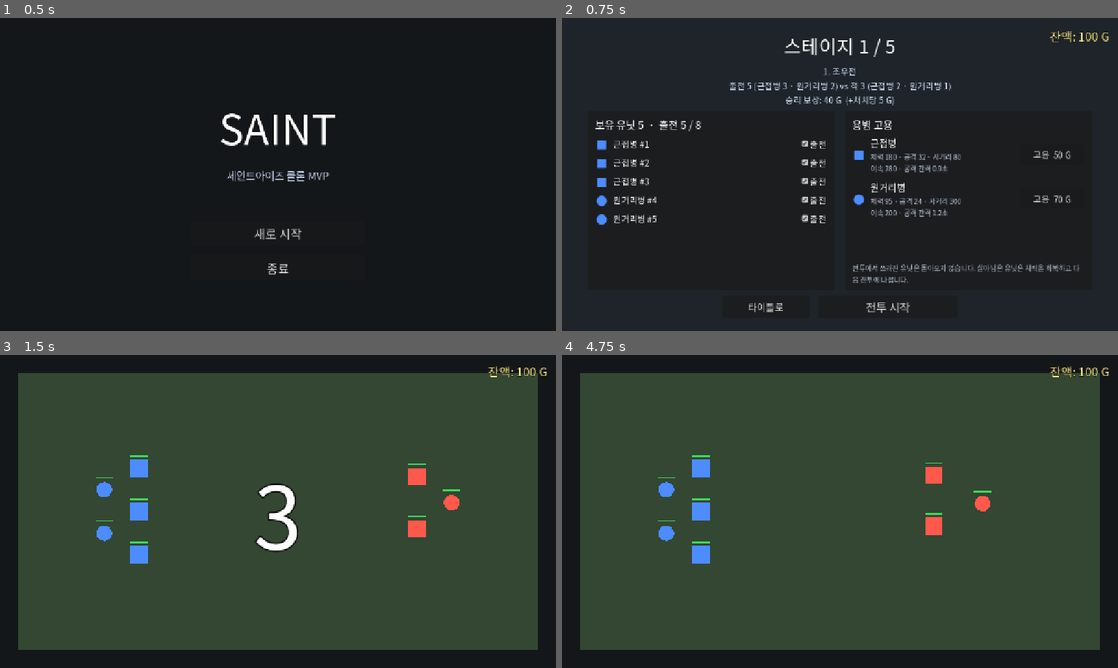
Above: before the commit, frames 1-4 (two rows, left to right).
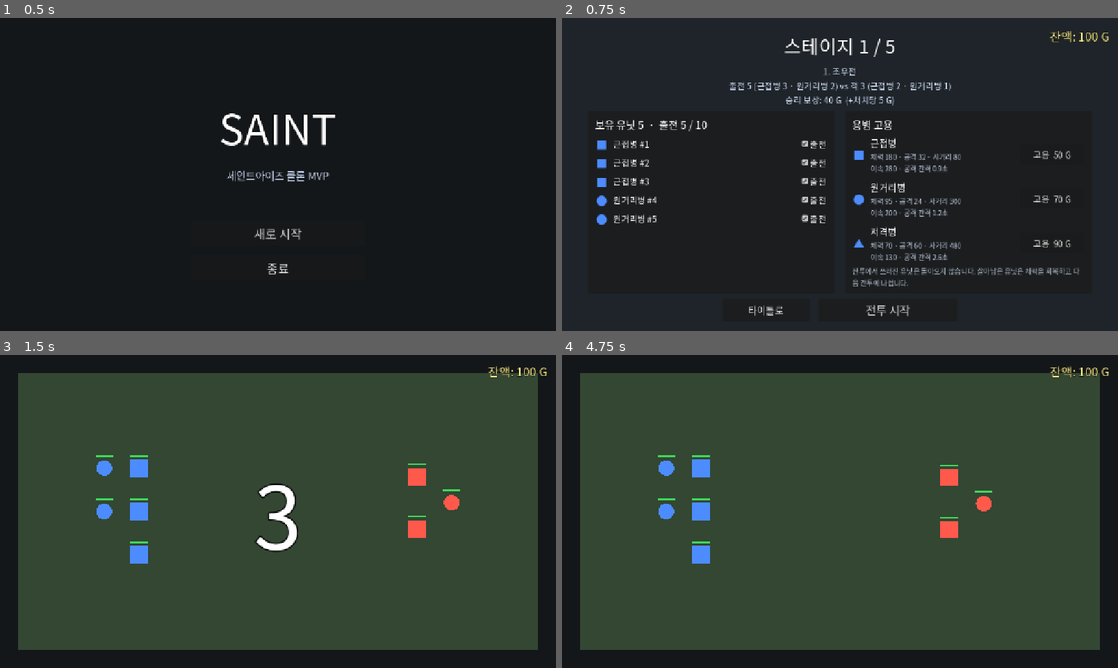
Above: after the commit, the same moments.

Repository: nugurejeil/projectSaint
Game: Godot game, scene res://scenes/Title.tscn
Same seed, same stepped clock (60 frames per second), same inputs: the game is played once before the commit and once after it.
Inputs (mouse positions are in pixels of both pictures, inside the frame that each line leads up to):
- Up to frame 1 (0.5 s): no input
- Up to frame 2 (0.75 s): click "새로 시작" at 0.5 s
- Up to frame 3 (1.5 s): click "전투 시작" at 1.25 s
- Up to frame 4 (4.75 s): tap Enter at 2, 4.25 s; move the mouse to (962, 495) at 2.02 s; tap 1 at 2.1 s; click (962, 495) at 2.17 s; tap Space at 2.75 s; drag from (728, 527) to (979, 477) at 2.77 s; move the mouse to (895, 442) at 3.52 s; tap 3 at 3.6 s; drag from (812, 574) to (979, 530) at 4.27 s

Frame 1 is identical in both runs. In frame 2, 1.6% of the frame differs, in the area x 24-93%, y 32-96%; in frame 3, 0.5%; in frame 4, 1.2%.

Commit message:
P10: 10-unit deployment, sniper unit type, enemy squad AI
- Deploy cap raised to 10 (5 front + 5 back slots per stage)
- Add sniper type; unit shapes/icons now defined in UnitTypes
- EnemySquad: squads advance in formation or hold, engage as a whole
- Stage data: enemy squad behaviors and per-enemy weakest targeting
- Stages 3-5 enemy rosters grown to 6/8/10

Co-Authored-By: Claude Fable 5.2 <noreply@anthropic.com>

Diff:
--- a/scenes/Main.tscn
+++ b/scenes/Main.tscn
@@ -18,6 +18,8 @@
 [node name="Units" type="Node2D" parent="."]
 
 [node name="Projectiles" type="Node2D" parent="."]
+
+[node name="EnemySquads" type="Node" parent="."]
 
 [node name="Selection" type="Node2D" parent="."]
 script = ExtResource("4_selection")
--- /dev/null
+++ b/scripts/EnemySquad.gd
@@ -0,0 +1,107 @@
+class_name EnemySquad
+extends Node
+# 적 부대 하나. 교전 전까지는 대형을 유지한 채 함께 움직이고(공격형) 또는 제자리를 지키다가(방어형),
+# 부대원 한 명이라도 적을 포착하거나 피격되면 부대 전체가 교전에 들어가 각자의 유닛 AI로 싸운다.
+# 부대 구성과 행동 패턴은 스테이지 데이터(Stages)의 enemies[].squad / enemy_squads에서 온다.
+
+const BEHAVIOR_ATTACK := "attack"  # 가장 가까운 아군을 향해 대형째 접근
+const BEHAVIOR_DEFEND := "defend"  # 포착·피격 전까지 제자리 대기
+const BEHAVIORS := [BEHAVIOR_ATTACK, BEHAVIOR_DEFEND]
+# 사거리가 짧은 유닛도 이 거리 안에 아군이 들어오면 포착한 것으로 본다.
+const AGGRO_RADIUS: float = 260.0
+
+var behavior: String = BEHAVIOR_ATTACK
+
+var _members: Array[Unit] = []
+var _offsets: Dictionary = {}  # Unit -> 대형 중심으로부터의 위치
+var _engaged: bool = false
+
+
+func add_member(unit: Unit) -> void:
+	_members.append(unit)
+	unit.ai_enabled = false
+	unit.died.connect(_on_member_died)
+	unit.damaged.connect(_on_member_damaged)
+
+
+func is_engaged() -> bool:
+	return _engaged
+
+
+func _physics_process(_delta: float) -> void:
+	if _engaged or _members.is_empty() or not _members[0].active:
+		return
+	var foes := _foes()
+	if foes.is_empty():
+		return
+	var spotter := _find_spotter(foes)
+	if spotter != null:
+		_engage("%s spotted a foe" % spotter.name)
+	elif behavior == BEHAVIOR_ATTACK:
+		_advance(foes)
+
+
+func _foes() -> Array[Unit]:
+	var out: Array[Unit] = []
+	for node in get_tree().get_nodes_in_group(Unit.GROUP):
+		var unit := node as Unit
+		if unit.team != Unit.TEAM_ENEMY and unit.is_alive():
+			out.append(unit)
+	return out
+
+
+func _find_spotter(foes: Array[Unit]) -> Unit:
+	for member in _members:
+		var radius := maxf(member.attack_range, AGGRO_RADIUS)
+		for foe in foes:
+			if member.global_position.distance_squared_to(foe.global_position) <= radius * radius:
+				return member
+	return null
+
+
+func _center() -> Vector2:
+	var sum := Vector2.ZERO
+	for member in _members:
+		sum += member.global_position
+	return sum / float(_members.size())
+
+
+# 가장 느린 부대원 속도에 맞춰, 처음 대형 그대로 가장 가까운 아군 쪽으로 이동한다.
+func _advance(foes: Array[Unit]) -> void:
+	var center := _center()
+	if _offsets.is_empty():
+		var slowest := INF
+		for member in _members:
+			_offsets[member] = member.global_position - center
+			slowest = minf(slowest, member.move_speed)
+		for member in _members:
+			member.speed_limit = slowest
+		print("[EnemySquad] %s advancing: %d units at speed %.0f" % [name, _members.size(), slowest])
+	var goal := foes[0].global_position
+	for foe in foes:
+		if center.distance_squared_to(foe.global_position) < center.distance_squared_to(goal):
+			goal = foe.global_position
+	for member in _members:
+		member.move_to(goal + _offsets[member])
+
+
+func _engage(reason: String) -> void:
+	_engaged = true
+	set_physics_process(false)
+	for member in _members:
+		member.speed_limit = INF
+		member.stop_actions()
+		member.ai_enabled = true
+	print("[EnemySquad] %s (%s) engaged: %s — %d units" % [name, behavior, reason, _members.size()])
+
+
+func _on_member_damaged(unit: Unit) -> void:
+	if not _engaged:
+		_engage("%s was hit" % unit.name)
+
+
+func _on_member_died(unit: Unit) -> void:
+	_members.erase(unit)
+	_offsets.erase(unit)
+	if not _engaged and not _members.is_empty():
+		_engage("%s was killed" % unit.name)
--- a/scripts/Main.gd
+++ b/scripts/Main.gd
@@ -17,6 +17,7 @@
 
 @onready var _units: Node2D = $Units
 @onready var _projectiles: Node2D = $Projectiles
+@onready var _enemy_squads: Node = $EnemySquads
 @onready var _battlefield: Polygon2D = $Battlefield
 @onready var _selection: SelectionController = $Selection
 @onready var _result_panel: ResultPanel = $UI/ResultPanel
@@ -69,8 +70,24 @@
 		counters[type] = counters.get(type, 0) + 1
 		var enemy := _make_unit(Unit.TEAM_ENEMY, type, spec["pos"])
 		enemy.name = "E_%s_%d" % [UnitTypes.get_def(type)["code"], counters[type]]
+		enemy.targeting = spec.get("targeting", Unit.TARGET_NEAREST)
 		_units.add_child(enemy)
 		_initial_enemy_count += 1
+		var squad_id: int = spec.get("squad", 0)
+		if squad_id > 0:
+			_enemy_squad(squad_id).add_member(enemy)
+
+
+# 스테이지 데이터의 squad 번호에 해당하는 적 부대를 찾거나 만든다. 번호가 없는 적은 개별 행동한다.
+func _enemy_squad(squad_id: int) -> EnemySquad:
+	var node_name := "Squad%d" % squad_id
+	var squad := _enemy_squads.get_node_or_null(node_name) as EnemySquad
+	if squad == null:
+		squad = EnemySquad.new()
+		squad.name = node_name
+		squad.behavior = Stages.enemy_squad_behavior(_stage, squad_id)
+		_enemy_squads.add_child(squad)
+	return squad
 
 
 func _spawn_players() -> void:
--- a/scripts/Prep.gd
+++ b/scripts/Prep.gd
@@ -101,7 +101,7 @@
 
 func _make_icon(type: String) -> Label:
 	var icon := Label.new()
-	icon.text = "●" if UnitTypes.get_def(type)["shape"] == UnitTypes.SHAPE_CIRCLE else "■"
+	icon.text = UnitTypes.icon(type)
 	icon.add_theme_color_override("font_color", UNIT_COLOR)
 	icon.add_theme_font_size_override("font_size", 26)
 	icon.custom_minimum_size = Vector2(30, 0)
--- a/scripts/Stages.gd
+++ b/scripts/Stages.gd
@@ -3,76 +3,92 @@
 
 # 스테이지 데이터. 아군은 GameState.roster의 출전 유닛이 player_<줄> 슬롯에 배치되고
 # (줄 이름은 UnitTypes.ROWS), 슬롯 총 개수가 그 스테이지의 출전 상한이다.
-# 적은 enemies에 타입과 위치로 직접 적는다.
+# 적은 enemies에 타입과 위치로 직접 적는다. 적 항목의 선택 키:
+#   squad      같은 번호끼리 한 부대로 묶여 함께 움직인다 (EnemySquad). 없거나 0이면 개별 행동.
+#   targeting  "weakest"면 사거리 안에서 체력이 가장 낮은 아군을 노린다 (기본은 가장 가까운 적).
+# enemy_squads는 부대 번호별 행동 패턴: "attack"(대형째 접근) / "defend"(포착·피격 전까지 대기).
+const DEFAULT_SQUAD_BEHAVIOR := "attack"
+
 const STAGES := [
 	{
 		"name": "1. 조우전",
 		"battlefield": Rect2(40, 40, 1200, 640),
 		"reward": 40,
-		"player_front": [Vector2(320, 260), Vector2(320, 360), Vector2(320, 460), Vector2(320, 160)],
-		"player_back": [Vector2(240, 310), Vector2(240, 410), Vector2(240, 210), Vector2(240, 510)],
+		"player_front": [Vector2(320, 360), Vector2(320, 260), Vector2(320, 460), Vector2(320, 160), Vector2(320, 560)],
+		"player_back": [Vector2(240, 360), Vector2(240, 260), Vector2(240, 460), Vector2(240, 160), Vector2(240, 560)],
+		"enemy_squads": {1: "attack"},
 		"enemies": [
-			{"type": "melee", "pos": Vector2(960, 280)},
-			{"type": "melee", "pos": Vector2(960, 400)},
-			{"type": "ranged", "pos": Vector2(1040, 340)},
+			{"type": "melee", "pos": Vector2(960, 280), "squad": 1},
+			{"type": "melee", "pos": Vector2(960, 400), "squad": 1},
+			{"type": "ranged", "pos": Vector2(1040, 340), "squad": 1},
 		],
 	},
 	{
 		"name": "2. 넓은 평원",
 		"battlefield": Rect2(20, 20, 1240, 680),
 		"reward": 60,
-		"player_front": [Vector2(280, 200), Vector2(280, 320), Vector2(280, 440), Vector2(280, 560)],
-		"player_back": [Vector2(200, 260), Vector2(200, 380), Vector2(200, 500), Vector2(200, 140)],
+		"player_front": [Vector2(280, 360), Vector2(280, 240), Vector2(280, 480), Vector2(280, 120), Vector2(280, 600)],
+		"player_back": [Vector2(200, 360), Vector2(200, 240), Vector2(200, 480), Vector2(200, 120), Vector2(200, 600)],
+		"enemy_squads": {1: "attack"},
 		"enemies": [
-			{"type": "melee", "pos": Vector2(1000, 220)},
-			{"type": "melee", "pos": Vector2(1000, 340)},
-			{"type": "melee", "pos": Vector2(1000, 460)},
-			{"type": "ranged", "pos": Vector2(1080, 340)},
+			{"type": "melee", "pos": Vector2(1000, 220), "squad": 1},
+			{"type": "melee", "pos": Vector2(1000, 340), "squad": 1},
+			{"type": "melee", "pos": Vector2(1000, 460), "squad": 1},
+			{"type": "ranged", "pos": Vector2(1080, 340), "squad": 1},
 		],
 	},
 	{
 		"name": "3. 좁은 회랑",
 		"battlefield": Rect2(40, 180, 1200, 360),
 		"reward": 90,
-		"player_front": [Vector2(280, 280), Vector2(280, 360), Vector2(280, 440), Vector2(340, 360)],
-		"player_back": [Vector2(200, 320), Vector2(200, 400), Vector2(200, 240), Vector2(200, 480)],
+		"player_front": [Vector2(280, 360), Vector2(280, 300), Vector2(280, 420), Vector2(280, 240), Vector2(280, 480)],
+		"player_back": [Vector2(200, 360), Vector2(200, 300), Vector2(200, 420), Vector2(200, 240), Vector2(200, 480)],
+		"enemy_squads": {1: "attack", 2: "defend"},
 		"enemies": [
-			{"type": "melee", "pos": Vector2(1000, 260)},
-			{"type": "melee", "pos": Vector2(1000, 360)},
-			{"type": "melee", "pos": Vector2(1000, 460)},
-			{"type": "ranged", "pos": Vector2(1080, 300)},
-			{"type": "ranged", "pos": Vector2(1080, 420)},
+			{"type": "melee", "pos": Vector2(960, 260), "squad": 1},
+			{"type": "melee", "pos": Vector2(960, 360), "squad": 1},
+			{"type": "melee", "pos": Vector2(960, 460), "squad": 1},
+			{"type": "ranged", "pos": Vector2(1100, 300), "squad": 2},
+			{"type": "ranged", "pos": Vector2(1100, 420), "squad": 2},
+			{"type": "sniper", "pos": Vector2(1180, 360), "squad": 2, "targeting": "weakest"},
 		],
 	},
 	{
 		"name": "4. 포위",
 		"battlefield": Rect2(40, 40, 1200, 640),
 		"reward": 120,
-		"player_front": [Vector2(600, 340), Vector2(660, 340), Vector2(720, 340), Vector2(660, 280)],
-		"player_back": [Vector2(630, 400), Vector2(690, 400), Vector2(570, 400), Vector2(750, 400)],
+		"player_front": [Vector2(660, 340), Vector2(600, 340), Vector2(720, 340), Vector2(540, 340), Vector2(780, 340)],
+		"player_back": [Vector2(660, 400), Vector2(600, 400), Vector2(720, 400), Vector2(540, 400), Vector2(780, 400)],
+		"enemy_squads": {1: "attack", 2: "attack", 3: "defend", 4: "defend"},
 		"enemies": [
-			{"type": "melee", "pos": Vector2(200, 140)},
-			{"type": "melee", "pos": Vector2(1120, 140)},
-			{"type": "melee", "pos": Vector2(200, 560)},
-			{"type": "melee", "pos": Vector2(1120, 560)},
-			{"type": "ranged", "pos": Vector2(660, 100)},
-			{"type": "ranged", "pos": Vector2(660, 620)},
+			{"type": "melee", "pos": Vector2(140, 310), "squad": 1},
+			{"type": "melee", "pos": Vector2(140, 410), "squad": 1},
+			{"type": "melee", "pos": Vector2(1140, 310), "squad": 2},
+			{"type": "melee", "pos": Vector2(1140, 410), "squad": 2},
+			{"type": "ranged", "pos": Vector2(620, 90), "squad": 3},
+			{"type": "sniper", "pos": Vector2(700, 90), "squad": 3, "targeting": "weakest"},
+			{"type": "ranged", "pos": Vector2(700, 630), "squad": 4},
+			{"type": "sniper", "pos": Vector2(620, 630), "squad": 4, "targeting": "weakest"},
 		],
 	},
 	{
 		"name": "5. 최후의 전선",
 		"battlefield": Rect2(20, 20, 1240, 680),
 		"reward": 160,
-		"player_front": [Vector2(260, 260), Vector2(260, 360), Vector2(260, 460), Vector2(260, 160)],
-		"player_back": [Vector2(180, 310), Vector2(180, 410), Vector2(180, 210), Vector2(180, 510)],
+		"player_front": [Vector2(260, 360), Vector2(260, 260), Vector2(260, 460), Vector2(260, 160), Vector2(260, 560)],
+		"player_back": [Vector2(180, 360), Vector2(180, 260), Vector2(180, 460), Vector2(180, 160), Vector2(180, 560)],
+		"enemy_squads": {1: "attack", 2: "defend"},
 		"enemies": [
-			{"type": "melee", "pos": Vector2(1000, 180)},
-			{"type": "melee", "pos": Vector2(1000, 300)},
-			{"type": "melee", "pos": Vector2(1000, 420)},
-			{"type": "melee", "pos": Vector2(1000, 540)},
-			{"type": "ranged", "pos": Vector2(1100, 220)},
-			{"type": "ranged", "pos": Vector2(1100, 360)},
-			{"type": "ranged", "pos": Vector2(1100, 500)},
+			{"type": "melee", "pos": Vector2(940, 210), "squad": 1},
+			{"type": "melee", "pos": Vector2(940, 310), "squad": 1},
+			{"type": "melee", "pos": Vector2(940, 410), "squad": 1},
+			{"type": "melee", "pos": Vector2(940, 510), "squad": 1},
+			{"type": "ranged", "pos": Vector2(1020, 290), "squad": 1},
+			{"type": "ranged", "pos": Vector2(1020, 430), "squad": 1},
+			{"type": "melee", "pos": Vector2(1100, 360), "squad": 2},
+			{"type": "ranged", "pos": Vector2(1160, 360), "squad": 2},
+			{"type": "sniper", "pos": Vector2(1200, 260), "squad": 2, "targeting": "weakest"},
+			{"type": "sniper", "pos": Vector2(1200, 460), "squad": 2, "targeting": "weakest"},
 		],
 	},
 ]
@@ -95,6 +111,14 @@
 	for spec in stage["enemies"]:
 		out.append(spec["type"])
 	return out
+
+
+static func enemy_squad_behavior(stage: Dictionary, squad_id: int) -> String:
+	var behavior: String = stage.get("enemy_squads", {}).get(squad_id, DEFAULT_SQUAD_BEHAVIOR)
+	if not EnemySquad.BEHAVIORS.has(behavior):
+		push_warning("[Stages] unknown squad behavior '%s', using %s" % [behavior, DEFAULT_SQUAD_BEHAVIOR])
+		return DEFAULT_SQUAD_BEHAVIOR
+	return behavior
 
 
 static func _row_slots(stage: Dictionary, row: String) -> Array:
--- a/scripts/Unit.gd
+++ b/scripts/Unit.gd
@@ -3,18 +3,20 @@
 # 전투 유닛 하나. 수치와 행동 특성은 UnitTypes에서 type_id로 읽어 온다.
 
 signal died(unit: Unit)
+signal damaged(unit: Unit)
 
 const GROUP := "units"
 const TEAM_PLAYER := 0
 const TEAM_ENEMY := 1
 const HALF_SIZE: float = 20.0
+# 공격 대상 고르는 방식
+const TARGET_NEAREST := "nearest"
+const TARGET_WEAKEST := "weakest"  # 사거리 안에서 체력이 가장 낮은 적
 
 const FLASH_DURATION: float = 0.15
 const FLASH_COLOR := Color(3.0, 3.0, 3.0, 1.0)
 const SEPARATION_RADIUS: float = 42.0
 const SEPARATION_SPEED: float = 80.0
-const CIRCLE_SIDES := 20
-const CIRCLE_RADIUS := 18.0
 const RANGED_KITE_MIN_DIST: float = 140.0
 const RANGED_KITE_BUFFER: float = 40.0
 const PLAYER_AUTO_ENGAGE_RADIUS: float = 220.0
@@ -34,6 +36,9 @@
 var roster_id: int = -1
 var battlefield_rect: Rect2 = Rect2(40, 40, 1200, 640)
 var projectile_parent: Node = null
+var targeting: String = TARGET_NEAREST
+# 부대가 함께 움직일 때 가장 느린 유닛에 맞추기 위한 이동 속도 상한 (EnemySquad가 설정)
+var speed_limit: float = INF
 var pushable: bool = true
 var ai_enabled: bool = true
 var active: bool = true
@@ -80,16 +85,7 @@
 	attack_cooldown = s["cooldown"]
 	_uses_projectile = def["projectile"]
 	_enemy_kites = def["enemy_kites"]
-	if def["shape"] == UnitTypes.SHAPE_CIRCLE:
-		_body.polygon = _make_circle_polygon(CIRCLE_RADIUS, CIRCLE_SIDES)
-
-
-func _make_circle_polygon(radius: float, sides: int) -> PackedVector2Array:
-	var pts := PackedVector2Array()
-	for i in range(sides):
-		var a := TAU * float(i) / float(sides)
-		pts.append(Vector2(cos(a), sin(a)) * radius)
-	return pts
+	_body.polygon = UnitTypes.body_polygon(type_id)
 
 
 func is_alive() -> bool:
@@ -181,6 +177,8 @@
 func _pick_combat_target() -> Unit:
 	if team == TEAM_PLAYER and _has_target and not _attack_moving and not _auto_engaging:
 		return null
+	if targeting == TARGET_WEAKEST:
+		return _find_weakest_enemy(attack_range)
 	return _find_nearest_enemy(attack_range)
 
 
@@ -210,6 +208,20 @@
 	return closest
 
 
+func _find_weakest_enemy(max_range: float) -> Unit:
+	var weakest: Unit = null
+	var max_dist_sq := max_range * max_range
+	for node in get_tree().get_nodes_in_group(GROUP):
+		var other := node as Unit
+		if other == self or other.team == team or not other.is_alive():
+			continue
+		if global_position.distance_squared_to(other.global_position) > max_dist_sq:
+			continue
+		if weakest == null or other.health < weakest.health:
+			weakest = other
+	return weakest
+
+
 func take_damage(amount: float) -> void:
 	if not is_alive():
 		return
@@ -222,6 +234,8 @@
 		print("[Unit] %s died" % name)
 		queue_free()
 		died.emit(self)
+	else:
+		damaged.emit(self)
 
 
 # --- 이동 ---
@@ -231,7 +245,7 @@
 		return
 	var to_target := _target_pos - global_position
 	var dist := to_target.length()
-	var step := move_speed * delta
+	var step := minf(move_speed, speed_limit) * delta
 	if dist <= step:
 		global_position = _target_pos
 		_has_target = false
--- a/scripts/UnitTypes.gd
+++ b/scripts/UnitTypes.gd
@@ -10,9 +10,17 @@
 
 const SHAPE_SQUARE := "square"
 const SHAPE_CIRCLE := "circle"
+const SHAPE_TRIANGLE := "triangle"
+
+# 모양별 몸체 폴리곤(정다각형의 변 수·반지름)과 UI 목록용 글리프
+const SHAPES := {
+	SHAPE_SQUARE: {"sides": 4, "radius": 28.3, "angle": PI / 4.0, "icon": "■"},
+	SHAPE_CIRCLE: {"sides": 20, "radius": 18.0, "angle": 0.0, "icon": "●"},
+	SHAPE_TRIANGLE: {"sides": 3, "radius": 24.0, "angle": -PI / 2.0, "icon": "▲"},
+}
 
 # 화면에 나열하는 순서 (고용 목록, 편성 요약)
-const ORDER := ["melee", "ranged"]
+const ORDER := ["melee", "ranged", "sniper"]
 
 # label       화면 표시 이름
 # code        유닛 노드 이름·로그용 한 글자
@@ -45,6 +53,18 @@
 		"player": {"health": 95.0, "speed": 200.0, "range": 300.0, "damage": 24.0, "cooldown": 1.2},
 		"enemy": {"health": 70.0, "speed": 180.0, "range": 280.0, "damage": 18.0, "cooldown": 1.4},
 	},
+	# 사거리 최장 · 연사 최저 · 이속 최저. 원거리병을 사거리 밖에서 잡지만 근접병이 붙으면 약하다.
+	"sniper": {
+		"label": "저격병",
+		"code": "S",
+		"shape": SHAPE_TRIANGLE,
+		"row": ROW_BACK,
+		"projectile": true,
+		"enemy_kites": true,
+		"price": 90,
+		"player": {"health": 70.0, "speed": 130.0, "range": 480.0, "damage": 60.0, "cooldown": 2.6},
+		"enemy": {"health": 55.0, "speed": 110.0, "range": 460.0, "damage": 45.0, "cooldown": 2.8},
+	},
 }
 
 
@@ -66,6 +86,20 @@
 
 static func price(id: String) -> int:
 	return TYPES[id]["price"]
+
+
+static func icon(id: String) -> String:
+	return SHAPES[TYPES[id]["shape"]]["icon"]
+
+
+static func body_polygon(id: String) -> PackedVector2Array:
+	var shape: Dictionary = SHAPES[TYPES[id]["shape"]]
+	var sides: int = shape["sides"]
+	var pts := PackedVector2Array()
+	for i in range(sides):
+		var a: float = shape["angle"] + TAU * float(i) / float(sides)
+		pts.append(Vector2(cos(a), sin(a)) * shape["radius"])
+	return pts
 
 
 static func hireable() -> Array[String]:
Not shown, added: scripts/EnemySquad.gd.uid
Not shown, changed: CLAUDE.md
Not shown, changed: todo.md
